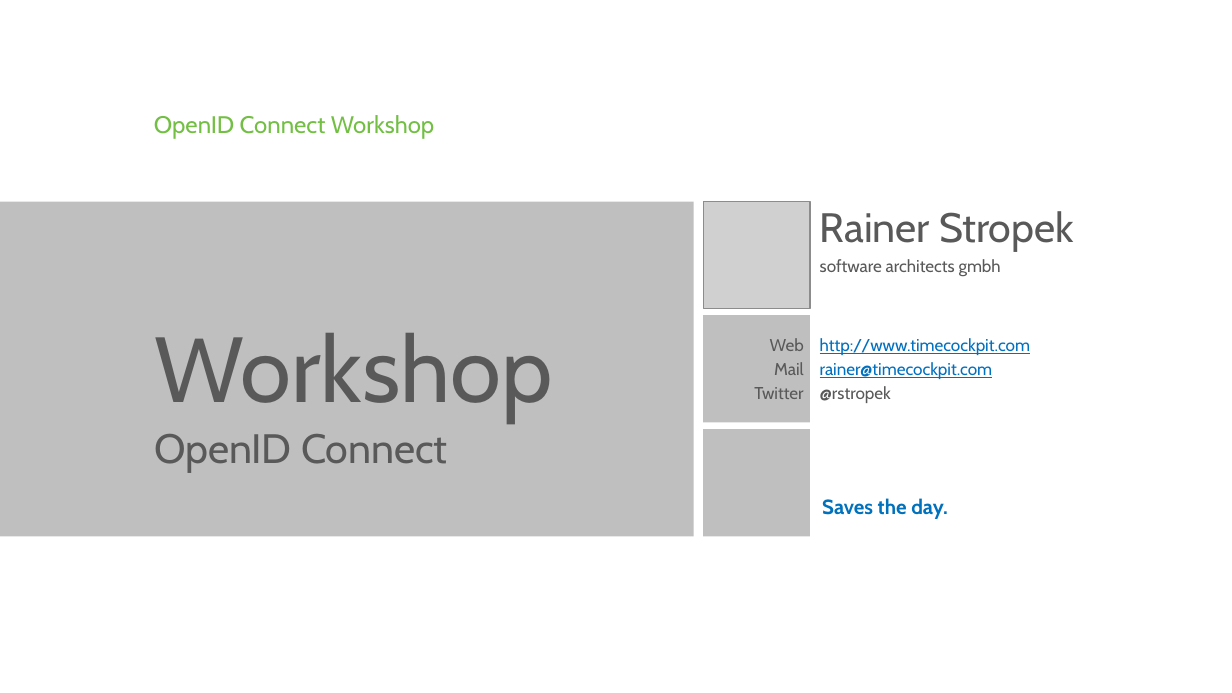
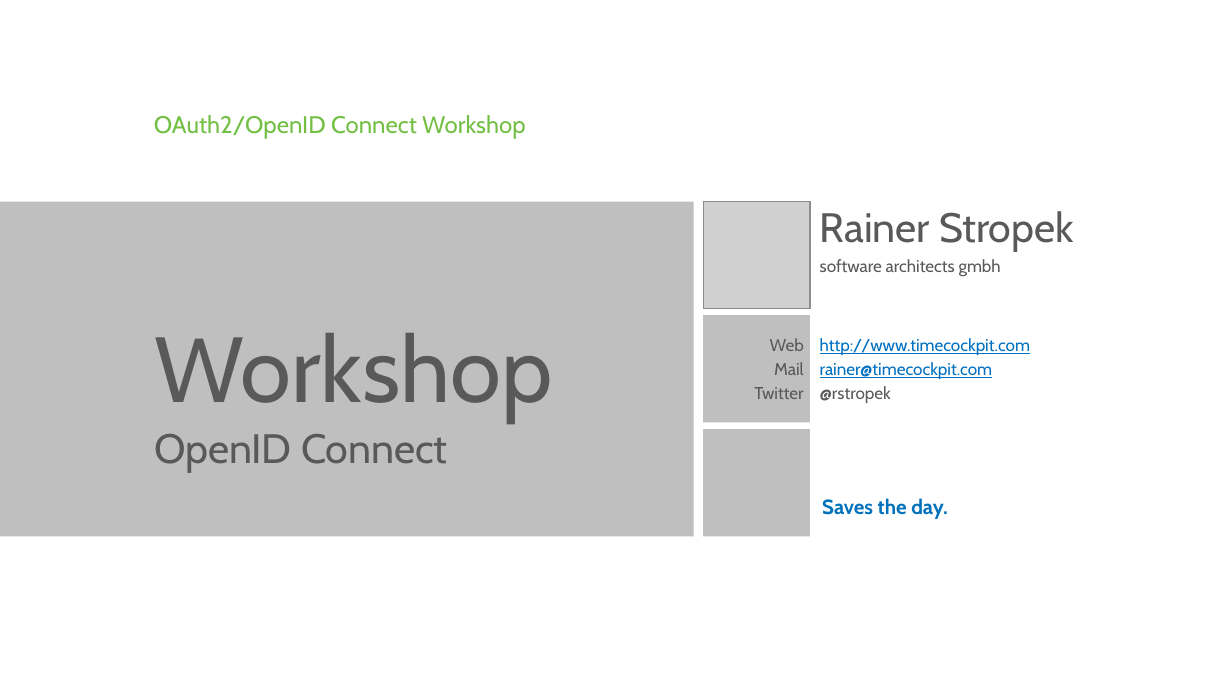
Before and after one commit to rstropek/Samples, a slide deck: slide 1 of OIDCWorkshop/Slides/OIDCWorkshop.pptx. Drawn at 1232x693 pixels with LibreOffice and Linux fonts; fonts in the diff are those of the drawing; grey boxes stand for pictures; background and template pictures are left out. Boxes give left, top, right and bottom in pixels: in the first picture for what was removed or moved away, otherwise in the second. Text is boxed around its words. In the diff, an @@ line names an element or a change of style, - is before the commit and + after.

Commit message:
Add slides

```diff
--- a/OIDCWorkshop/Slides/OIDCWorkshop.pptx
+++ b/OIDCWorkshop/Slides/OIDCWorkshop.pptx
@@ text at (154, 115, 525, 139): text changed @@
-OpenID Connect Workshop
+OAuth2/OpenID Connect Workshop
```
Also in this commit, not shown: 1 other slide changed, 1 other file.
